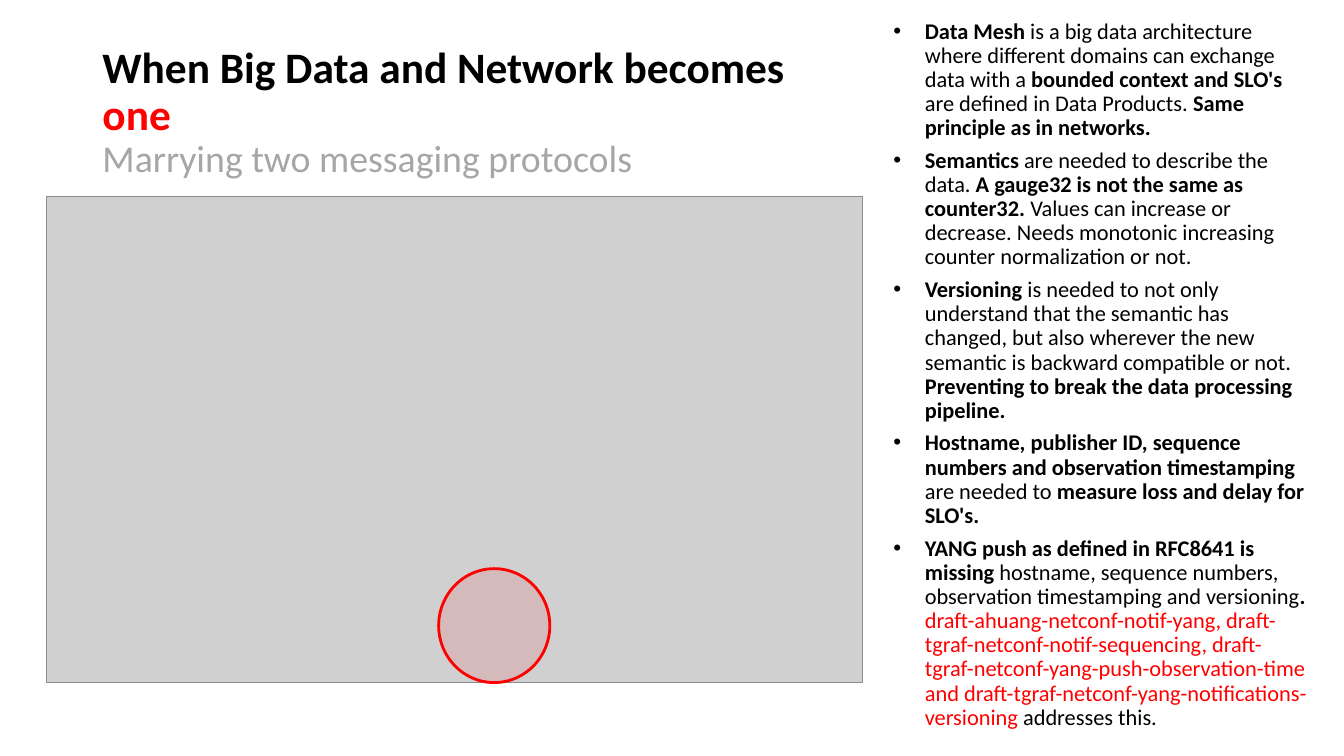
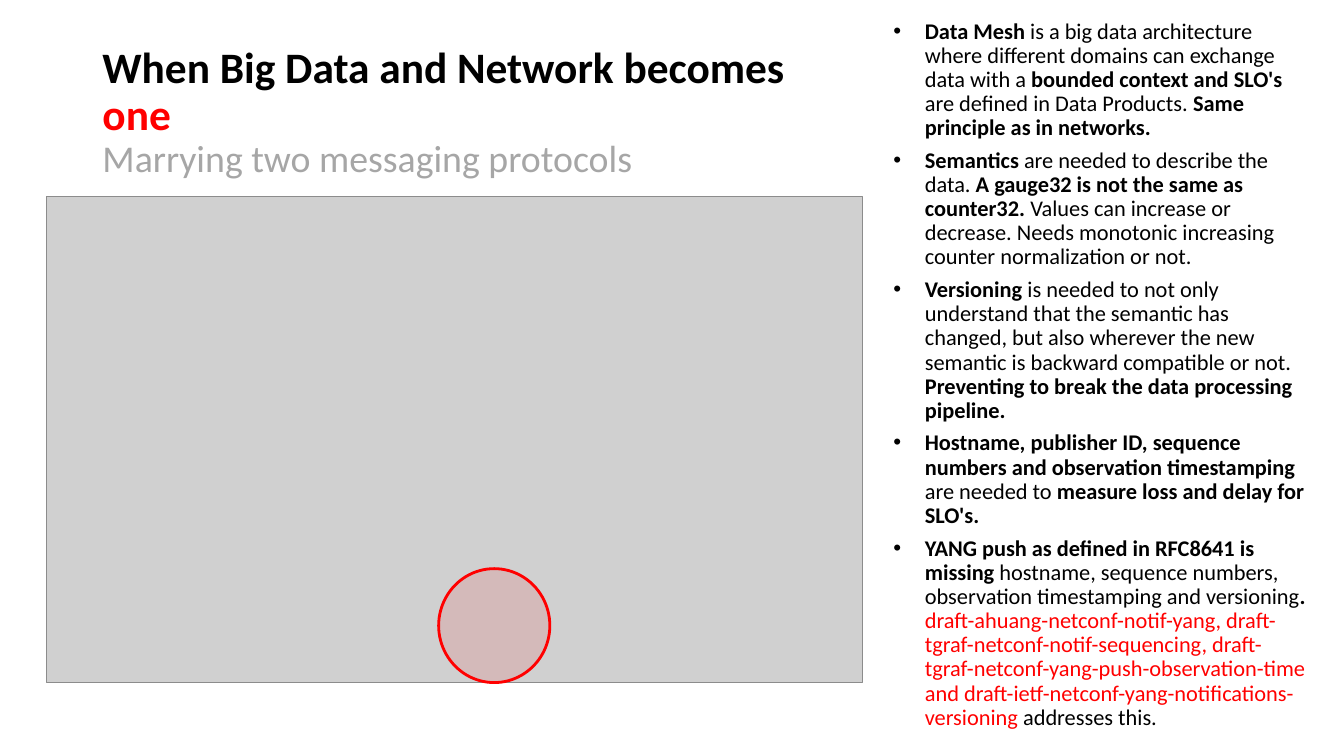
Before and after one commit to network-analytics/ietf-network-analytics-document-status, a slide deck: slide 5 of 117/NETCONF/draft-ietf-netconf-yang-notifications-versioning-01.pptx. Drawn at 1344x756 pixels with LibreOffice and Linux fonts; fonts in the diff are those of the drawing; grey boxes stand for pictures. Boxes give left, top, right and bottom in pixels: in the first picture for what was removed or moved away, otherwise in the second. Text is boxed around its words. In the diff, an @@ line names an element or a change of style, - is before the commit and + after.

```diff
--- a/117/NETCONF/draft-ietf-netconf-yang-notifications-versioning-01.pptx
+++ b/117/NETCONF/draft-ietf-netconf-yang-notifications-versioning-01.pptx
@@ text at (x1=925, y1=540, x2=1306, y2=729): text changed @@
-• YANG push as defined in RFC8641 is missing hostname, sequence numbers, observation timestamping and versioning. draft-ahuang-netconf-notif-yang, draft-tgraf-netconf-notif-sequencing, draft-tgraf-netconf-yang-push-observation-time and draft-tgraf-netconf-yang-notifications-versioning addresses this.
+• YANG push as defined in RFC8641 is missing hostname, sequence numbers, observation timestamping and versioning. draft-ahuang-netconf-notif-yang, draft-tgraf-netconf-notif-sequencing, draft-tgraf-netconf-yang-push-observation-time and draft-ietf-netconf-yang-notifications-versioning addresses this.
```
Also in this commit, not shown: 3 other slides changed, 1 other file.
